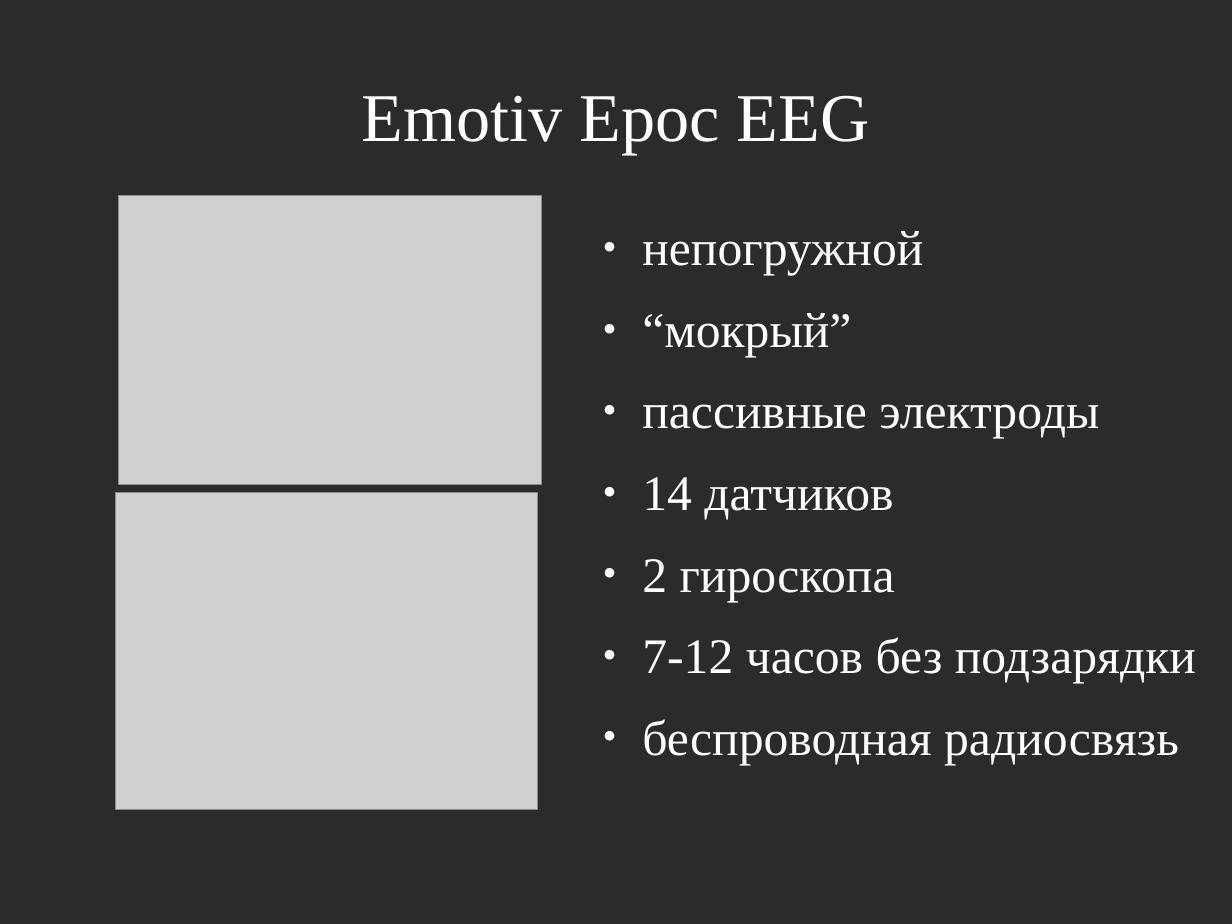
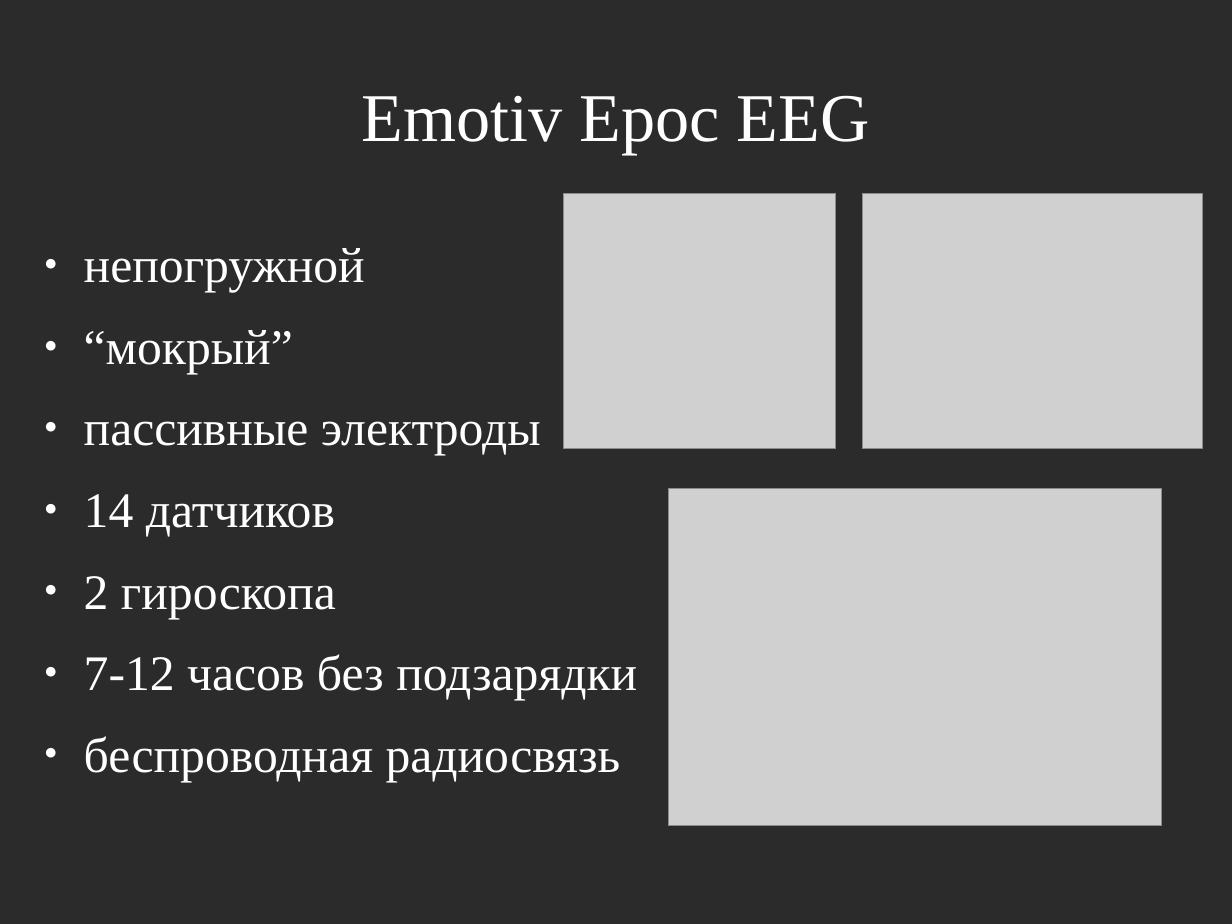
Before and after one commit to jbenua/Biomeh-BCI, a slide deck: slide 6 of pred.odp (slide 10 before the commit). Drawn at 1232x924 pixels with LibreOffice and Linux fonts; fonts in the diff are those of the drawing; grey boxes stand for pictures; background and template pictures are left out; a plain dark background stands for a picture behind light text. Boxes give left, top, right and bottom in pixels: in the first picture for what was removed or moved away, otherwise in the second. Text is boxed around its words. In the diff, an @@ line names an element or a change of style, - is before the commit and + after.

```diff
--- a/pred.odp
+++ b/pred.odp
@@ picture added at [563, 193, 836, 449] @@
@@ picture: place and size @@
-picture at [119, 196, 541, 485]
+picture at [863, 193, 1203, 449]
@@ text "непогружной": place and size @@
-text "непогружной" at [642, 231, 1196, 765]
+text "непогружной" at [84, 248, 637, 782]
@@ picture: place and size @@
-picture at [116, 493, 538, 811]
+picture at [669, 489, 1162, 826]
```
Also in this commit, not shown: 8 other slides changed, 17 slides added, 3 slides removed, 14 other files.
